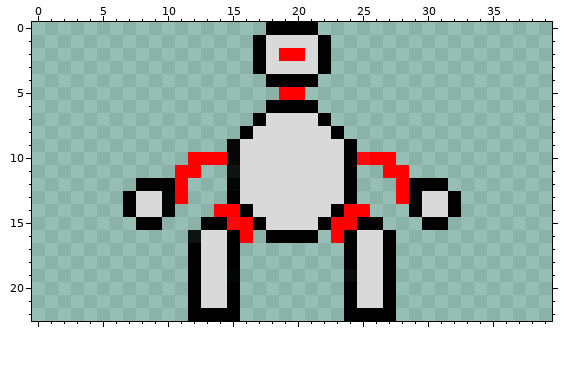
Pixel-art sprite: Assets/Animations/jaspocalyps/ground smash/between 1.png. This is how it looked before the edit.
The file is 40x23 pixels. Pixels under 10% opacity are left out. Colours within 5 levels of each other are drawn and written as one.
After:
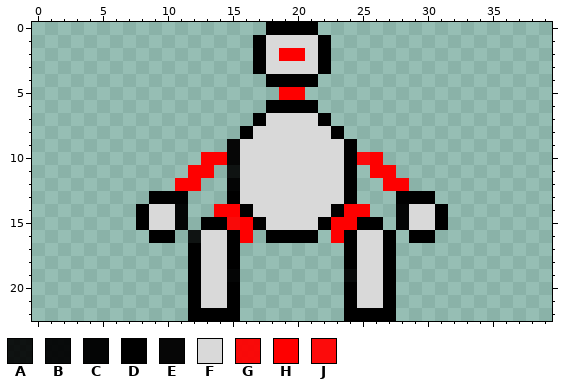
Palette (. is transparent): A #000000e6  B #000000f0  C #000000f8  D #000000  E #060606  F #d9d9d9  G #fe0000f2  H #fe0000  J #fc0b0b
Diff:
y 10: x 12 H -> .; x 27 H -> .
y 11: x 11 H -> .; x 13 . -> H; x 26 . -> H; x 28 H -> .
y 12: x 8..10 DDD -> ...; x 12 . -> H; x 27 . -> H; x 29..31 DDD -> ...
y 13: x 7..11 DFFCH -> ..DDD; x 28..32 HCFFD -> DDD..
y 14: x 7..8 DF -> .D; x 10..11 C. -> FC; x 28..29 .C -> CF; x 31..32 FD -> D.
y 15: x 9..11 D.. -> FFC; x 28..30 ..D -> CFF
y 16: x 9..10 .. -> DD; x 29..30 .. -> DD
Pixel boxes of the changes (left, top, right, bottom) in both pictures:
changed: (123, 152, 214, 243)
changed: (370, 152, 461, 243)
